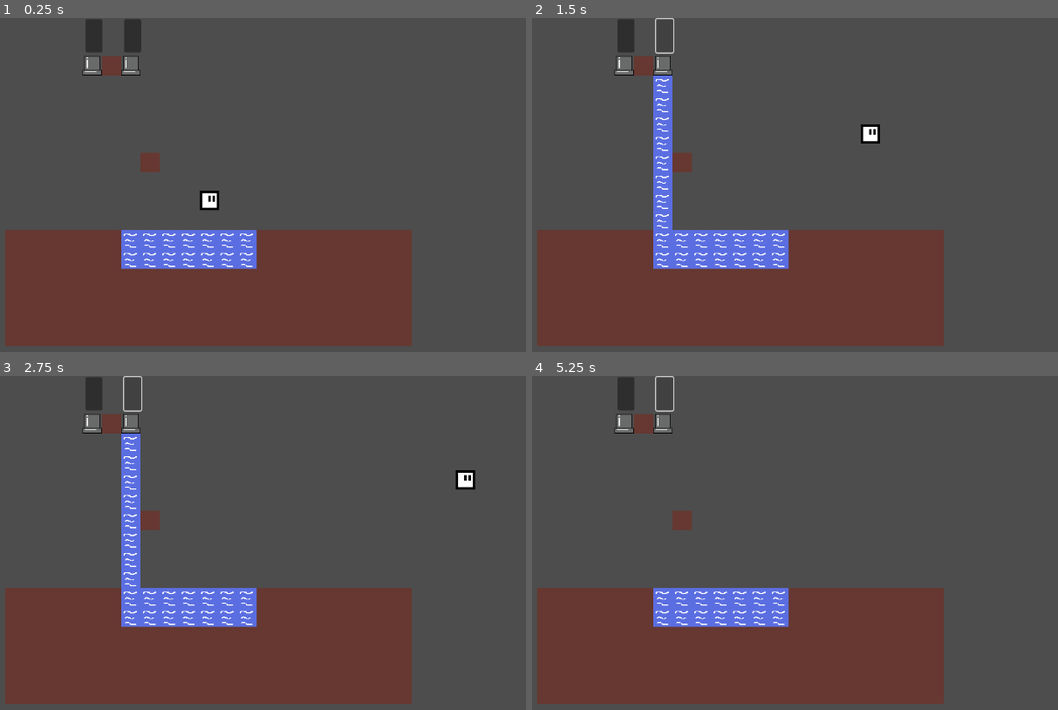
Above: before the commit, frames 1-4 (two rows, left to right).
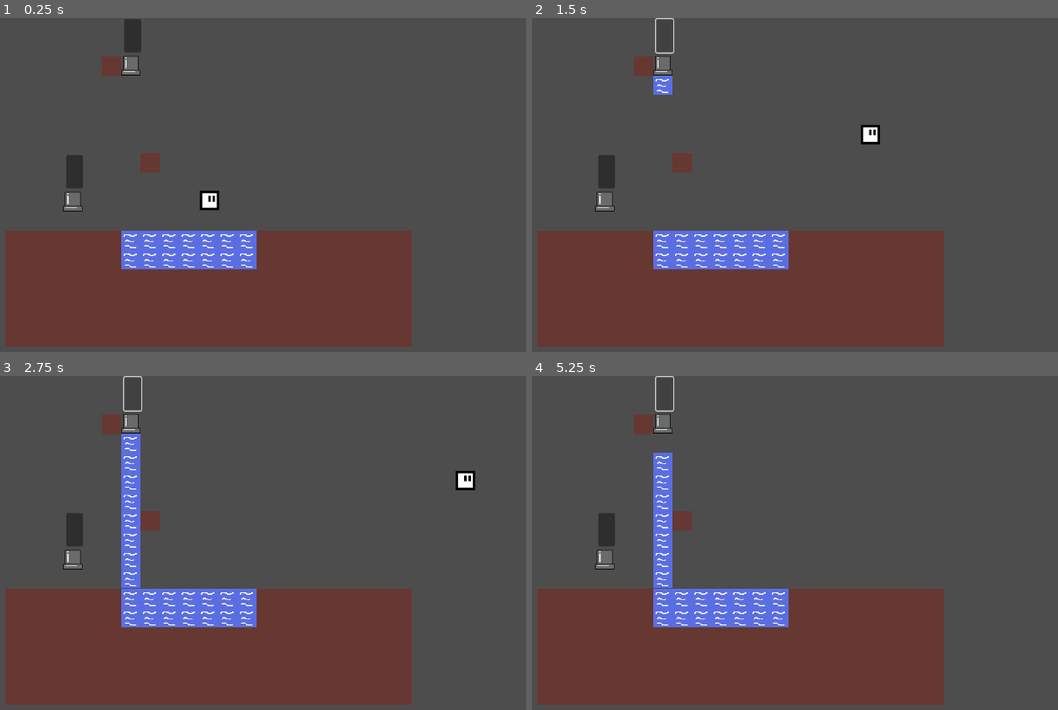
Above: after the commit, the same moments.

Repository: DragonSkywalker/Freezing-Touch
Game: Godot game, scene res://Main_Scenes/world.tscn
Two runs of this game, one before a commit and one after it. Both use one fixed random seed, a clock stepped at 60 frames per second and the inputs below.
Inputs (mouse positions are in pixels of both pictures, inside the frame that each line leads up to):
- Up to frame 1 (0.25 s): no input
- Up to frame 2 (1.5 s): hold Right (ui_right) 0.53-1.25 s; tap Up (ui_up) at 0.77 s; click (663, 34) at 1.27 s
- Up to frame 3 (2.75 s): hold Right (ui_right) from 2.03 s (still down); tap Up (ui_up) at 2.27 s
- Up to frame 4 (5.25 s): release Right (ui_right) at 2.78 s; hold Left (ui_left) 2.78-3.53 s; hold Right (ui_right) 3.53-5.03 s; tap Up (ui_up) at 3.77, 4.52 s; tap Enter at 5 s; hold Left (ui_left) from 5.03 s (still down)

The runs differ from the first frame. In frame 1, 1.8% of the frame differs, in the area x 0-79%, y 0-76%; in frame 2, 3.3%; in frame 3, 1.8%; in frame 4, 3.2%.

Commit message:
Bug fix
where the outlet used to go one block extra

Diff:
--- a/Main_Scenes/world.tscn
+++ b/Main_Scenes/world.tscn
@@ -12,11 +12,10 @@
 position = Vector2(626, 262)
 
 [node name="MyTileMap" parent="." instance=ExtResource("2_q778n")]
-position = Vector2(0, -1)
 layer_0/tile_data = PackedInt32Array(720911, 0, 65536, 720910, 0, 131072, 720912, 0, 65536, 720913, 0, 65536, 720914, 0 …(2356 unchanged characters)…
 
 [node name="DownOutlet" parent="." instance=ExtResource("5_6434w")]
 position = Vector2(496, 79)
 
 [node name="DownOutlet2" parent="." instance=ExtResource("5_6434w")]
-position = Vector2(432, 79)
+position = Vector2(400, 304)
--- a/Tiles/Scripts/down_outlet.gd
+++ b/Tiles/Scripts/down_outlet.gd
@@ -5,25 +5,29 @@
 var waters: Array
 var nextWater = preload("res://Tiles/flowingWater.tscn")
 @onready var nextFlowCheck = get_node("FlowDirection")
+@onready var spawnTimer = get_node("SpawnTimer")
+@onready var despawnTimer = get_node("DespawnTimer")
+
 
 func _process(delta):
 #	print("is_on: " + str(is_on))
 #	print("finished_flowing: " + str(finished_flowing))
+
 	if is_on:
-		var nextTile = nextFlowCheck.get_overlapping_bodies().filter(is_static_body)
+		var nextSpace = nextFlowCheck.get_overlapping_bodies()
+		var nextTile = nextSpace.filter(is_static_body)
 		if nextTile.is_empty():
 			finished_flowing = false
-			var nextTemp = nextWater.instantiate()
-			nextFlowCheck.position.y += 32
-			nextTemp.position = nextFlowCheck.position
-			add_child(nextTemp)
-			waters.append(nextTemp)
+			if spawnTimer.is_stopped():
+				spawnTimer.start()
 		else:
+			spawnTimer.stop()
 			finished_flowing = true
 	else:
 		if not waters.is_empty():
 			finished_flowing = false
-			waters.pop_front().full_free()
+			if spawnTimer.is_stopped():
+				spawnTimer.start()
 		else:
 			finished_flowing = true
 			nextFlowCheck.position = Vector2.ZERO
@@ -34,3 +38,14 @@
 
 func is_static_body(node: Node2D):
 	return node is StaticBody2D
+
+
+func _on_spawn_timer_timeout():
+	if is_on:
+		var nextTemp = nextWater.instantiate()
+		nextFlowCheck.position.y += 32
+		nextTemp.position = nextFlowCheck.position
+		add_child(nextTemp)
+		waters.append(nextTemp)
+	else:
+		waters.pop_front().full_free()
--- a/Tiles/down_outlet.tscn
+++ b/Tiles/down_outlet.tscn
@@ -34,4 +34,9 @@
 position = Vector2(0, 32)
 shape = SubResource("RectangleShape2D_f1cbc")
 
+[node name="SpawnTimer" type="Timer" parent="."]
+wait_time = 0.1
+one_shot = true
+
 [connection signal="pressed" from="Button" to="." method="_on_button_pressed"]
+[connection signal="timeout" from="SpawnTimer" to="." method="_on_spawn_timer_timeout"]
